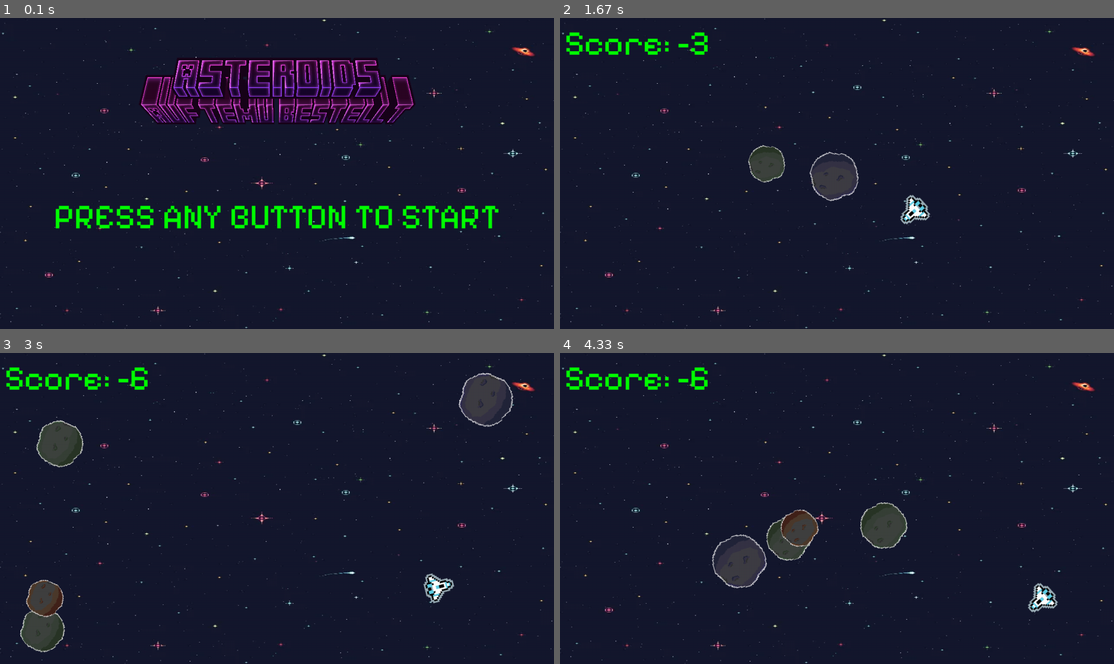
Above: before the commit, frames 1-4 (two rows, left to right).
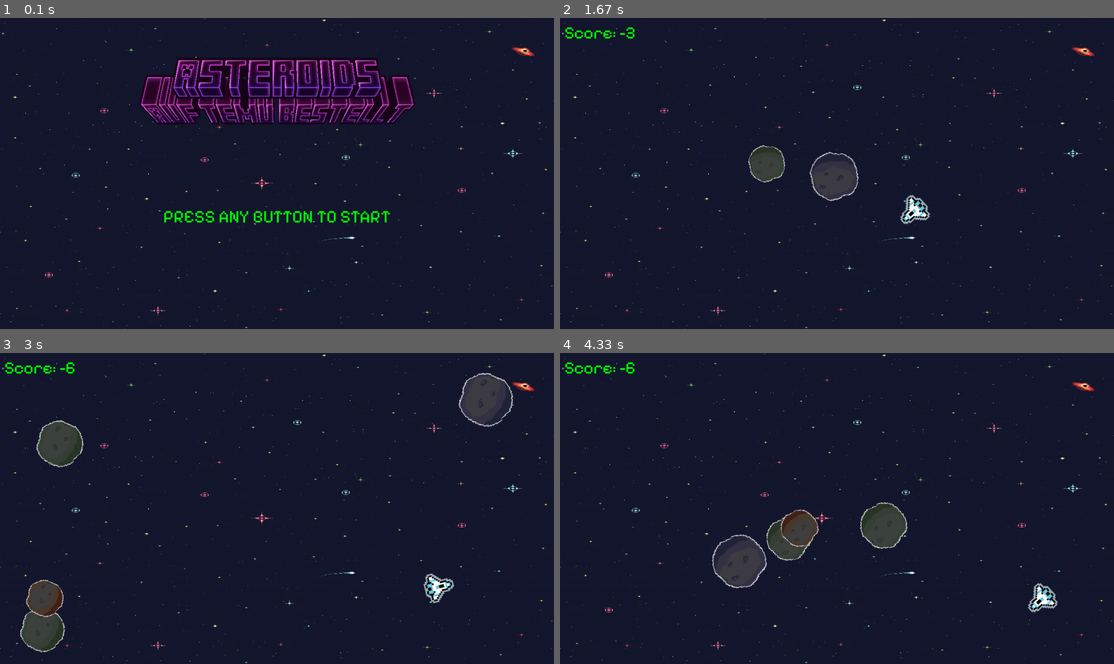
Above: after the commit, the same moments.

Repository: EinSchnitzelchen/AsteroidsAufTemu
Game: pygame game, started from main.py
The game is run twice, just before and just after one commit, with the same random seed, the same clock (stepped at 60 frames per second) and the same inputs.
Inputs:
- Up to frame 1 (0.1 s): no input
- Up to frame 2 (1.67 s): hold Right 0.33-0.8 s; hold Up 0.83-1.13 s; hold Right 1.17-1.63 s
- Up to frame 3 (3 s): hold Left 1.67-2.2 s; hold Right 2.23-2.53 s; hold Left 2.57-2.97 s
- Up to frame 4 (4.33 s): hold Right 3.4-4.03 s; hold Down from 4.07 s (still down)

The runs differ from the first frame. In frame 1, 2.9% of the frame differs, in the area x 10-90%, y 60-68%; in frame 2, 0.8%; in frame 3, 0.8%; in frame 4, 0.8%.

Commit message:
made text scale after screen size

Diff:
--- a/game.py
+++ b/game.py
@@ -17,7 +17,7 @@
 screen = pygame.display.set_mode((screen_width, screen_height))
 
 # FONT
-font = pygame.font.Font(BASE_DIR / 'Assets/PixelifySans-Regular.ttf', 80)
+font = pygame.font.Font(BASE_DIR / 'Assets/PixelifySans-Regular.ttf', round(screen_width / 32))
 
 class Game:
     def __init__(self):
--- a/menu.py
+++ b/menu.py
@@ -11,10 +11,6 @@
 screen_width = display[0].width
 screen_height = display[0].height
 screen = pygame.display.set_mode((screen_width, screen_height))
-
-
-
-
 
 class Menu:
     def __init__(self):
@@ -30,8 +26,6 @@
         self.logo_rect = self.logo.get_rect()
         self.image = pygame.transform.scale(self.image, (screen_width, screen_height))
 
-        self.sound = pygame.mixer.Sound(BASE_DIR / "Assets/soundtrack.wav")
-        self.channel = self.sound.play(loops = -1)
         self.logo_rect.center = (screen_width // 2, screen_height // 4)
 
         self.current_frame = 0
@@ -52,7 +46,7 @@
                 self.run = False
 
     def show_Text(self):
-        self.font = pygame.font.Font(BASE_DIR / 'Assets/PixelifySans-Regular.ttf', 80 + round(math.sin(self.current_frame)*2))
+        self.font = pygame.font.Font(BASE_DIR / 'Assets/PixelifySans-Regular.ttf', round(screen_width / 32) + round(math.sin(self.current_frame)*2))
         Text = self.font.render("PRESS ANY BUTTON TO START",True, (0, 255, 0))
         text_rect = Text.get_rect(center=(screen.get_width() / 2, screen.get_height() / 2 + 100))
         screen.blit(Text, text_rect)
